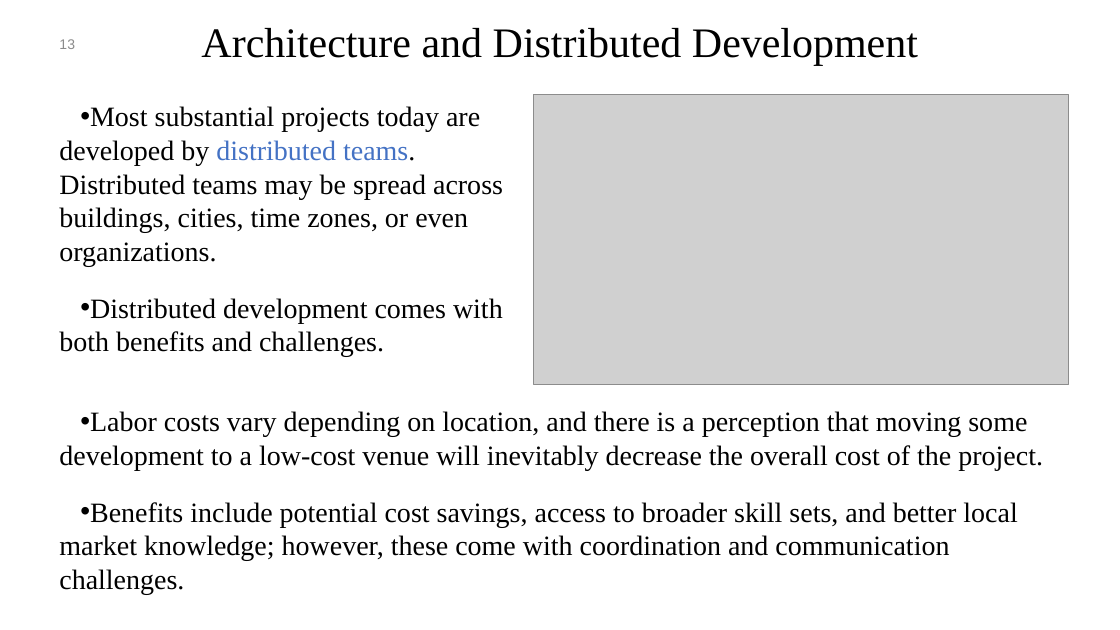
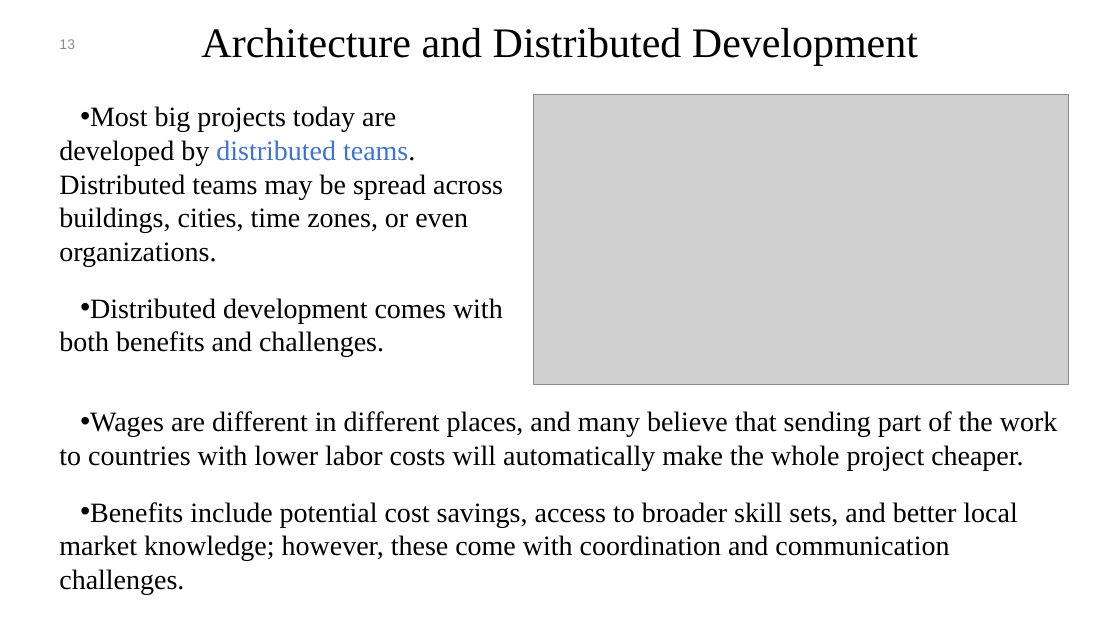
Before and after one commit to mohamad-khorsandi/slides-of-software-architecture-in-practice-4th-ed, a slide deck: slide 13 of chapter 24.pptx. Drawn at 1120x630 pixels with LibreOffice and Linux fonts; fonts in the diff are those of the drawing; grey boxes stand for pictures; background and template pictures are left out. Boxes give left, top, right and bottom in pixels: in the first picture for what was removed or moved away, otherwise in the second. Text is boxed around its words. In the diff, an @@ line names an element or a change of style, - is before the commit and + after.

```diff
--- a/chapter 24.pptx
+++ b/chapter 24.pptx
@@ text at (x1=59, y1=106, x2=503, y2=266): text changed @@
-• Most substantial projects today are developed by distributed teams. Distributed teams may be spread across buildings, cities, time zones, or even organizations.
+• Most big projects today are developed by distributed teams. Distributed teams may be spread across buildings, cities, time zones, or even organizations.
@@ text at (x1=59, y1=411, x2=1058, y2=470): text changed @@
-• Labor costs vary depending on location, and there is a perception that moving some development to a low-cost venue will inevitably decrease the overall cost of the project.
+• Wages are different in different places, and many believe that sending part of the work to countries with lower labor costs will automatically make the whole project cheaper.
```
Also in this commit, not shown: 8 other slides changed, 7 other files.
